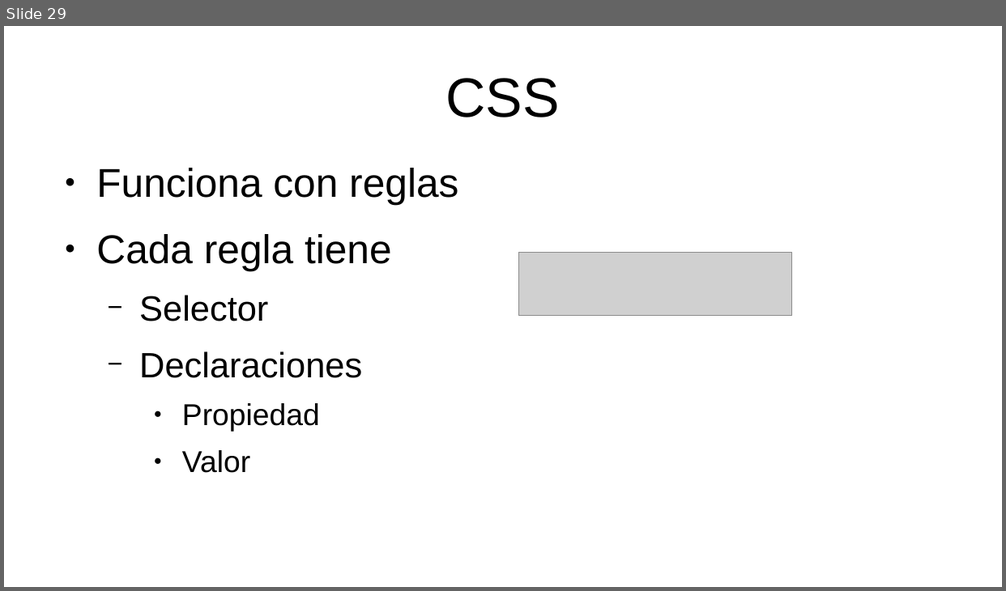
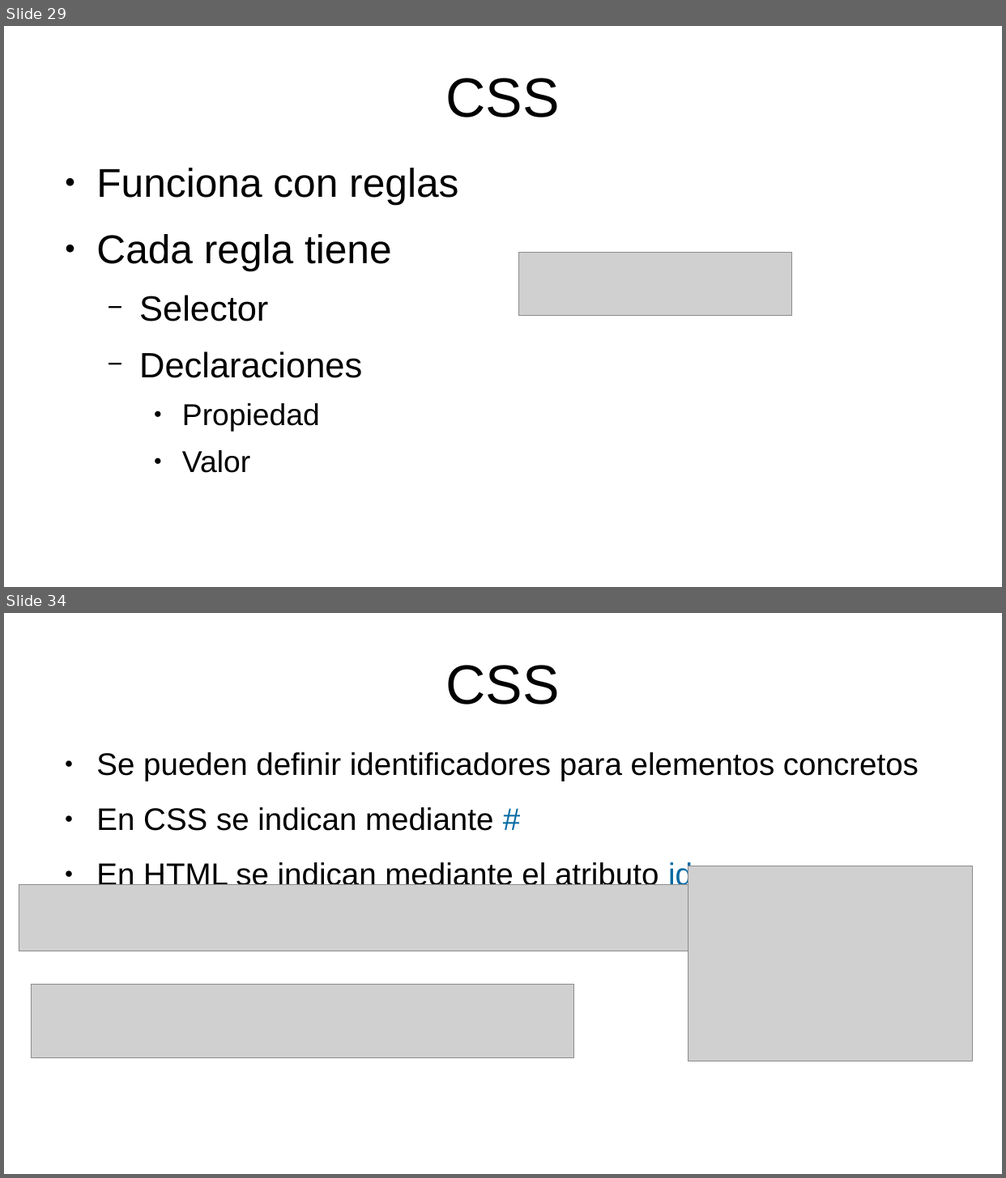
Before and after one commit to mikel-egana-aranguren/EHU-SGSSI-01, a slide deck: SistemasWeb/SistemasWeb.odp. Shown one above the other, each under a label of ours: slide 29 before the commit, slides 29 and 34 after it; the slides between them are not shown. The pictures are 1006x591 and 1006x1178 pixels, drawn with LibreOffice and Linux fonts; fonts in the diff are those of the drawing; grey boxes stand for pictures; background and template pictures are left out. Boxes give left, top, right and bottom in pixels: in the first picture for what was removed or moved away, otherwise in the second. Text is boxed around its words. In the diff, an @@ line names an element or a change of style, - is before the commit and + after.

```diff
--- a/SistemasWeb/SistemasWeb.odp
+++ b/SistemasWeb/SistemasWeb.odp
@@ slide 34 added at <box>4,613,1002,1174</box>, background #FFFFFF @@
@@ title added at <box>446,665,560,705</box>, 44 pt, text #000000 @@
+CSS
@@ text added at <box>96,752,918,892</box>, 24.8 pt, text #000000 @@
+● Se pueden definir identificadores para elementos concretos
+● En CSS se indican mediante #
+● En HTML se indican mediante el atributo id
@@ picture added at <box>688,867,973,1063</box> @@
@@ picture added at <box>19,884,846,952</box> @@
@@ picture added at <box>32,984,573,1058</box> @@
```
Also in this commit, not shown: 1 slide changed, 9 other slides added, 1 other file.
